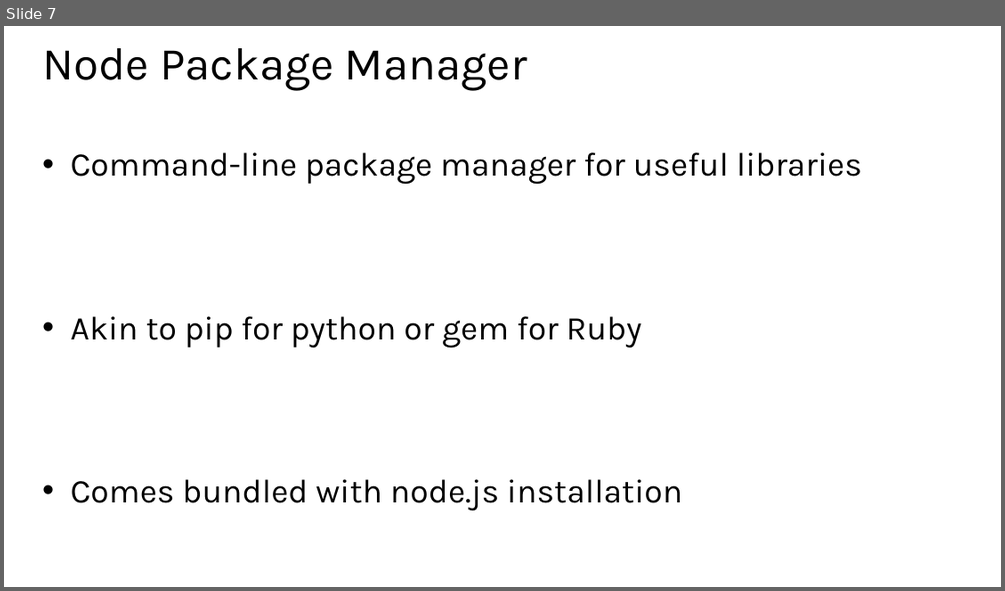
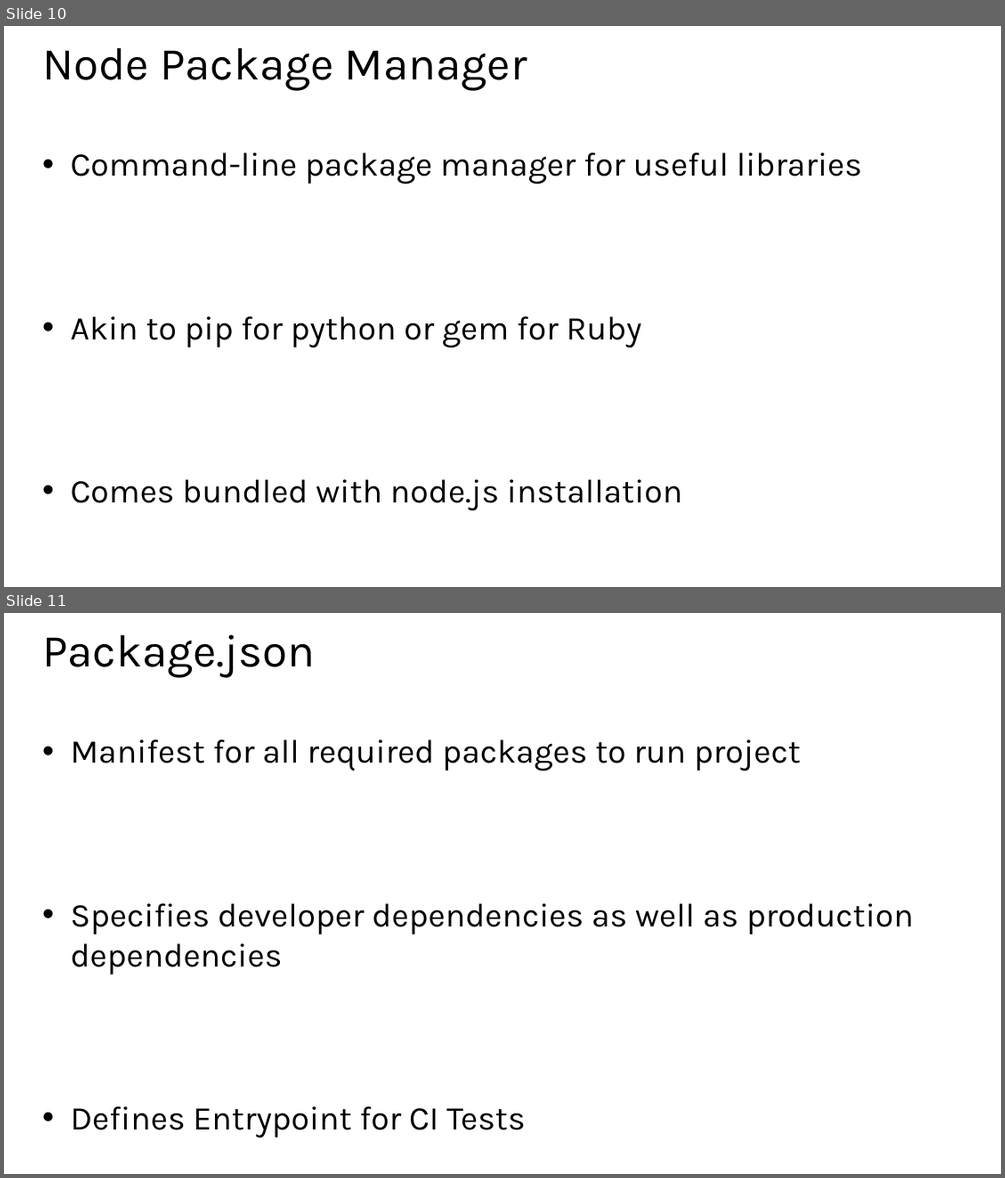
Before and after one commit to hwz/chirp, a slide deck: slides/module3.pptx. Shown one above the other, each under a label of ours: slide 7 before the commit, slides 10 and 11 after it. The pictures are 1005x591 and 1005x1178 pixels, drawn with LibreOffice and Linux fonts; fonts in the diff are those of the drawing. Boxes give left, top, right and bottom in pixels: in the first picture for what was removed or moved away, otherwise in the second. Text is boxed around its words. In the diff, an @@ line names an element or a change of style, - is before the commit and + after.

```diff
--- a/slides/module3.pptx
+++ b/slides/module3.pptx
@@ slide 11 added at (x1=4, y1=613, x2=1001, y2=1174), background #FFFFFF @@
@@ title added at (x1=42, y1=634, x2=316, y2=677), 44 pt, text #000000 @@
+Package.json
@@ text added at (x1=71, y1=739, x2=914, y2=1137), 32 pt, text #000000 @@
+• Manifest for all required packages to run project
+• Specifies developer dependencies as well as production dependencies
+• Defines Entrypoint for CI Tests
@@ what was slide 7 is now slide 10 @@
```
Also in this commit, not shown: 1 slide changed, 4 other slides added, 2 other files.
